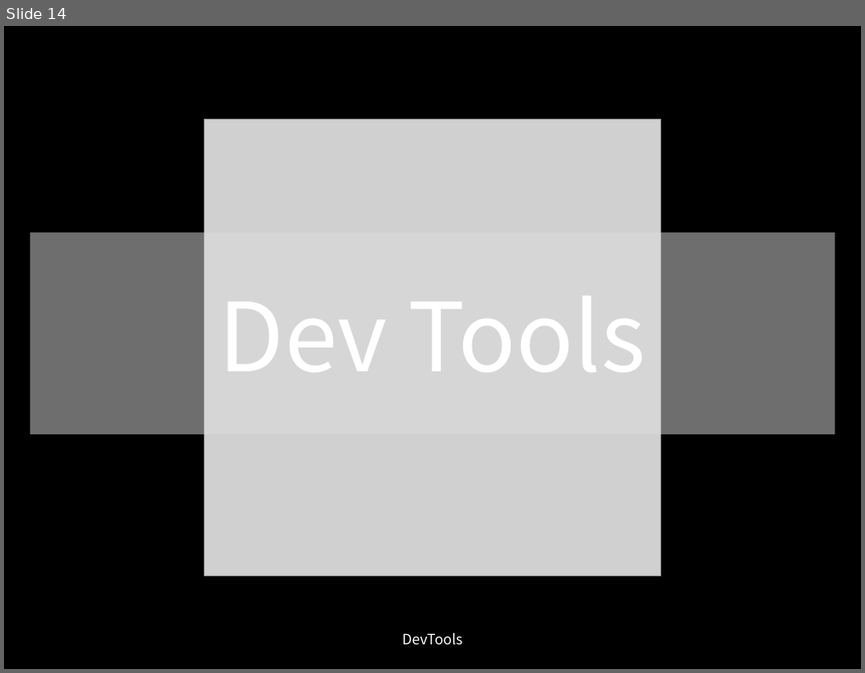
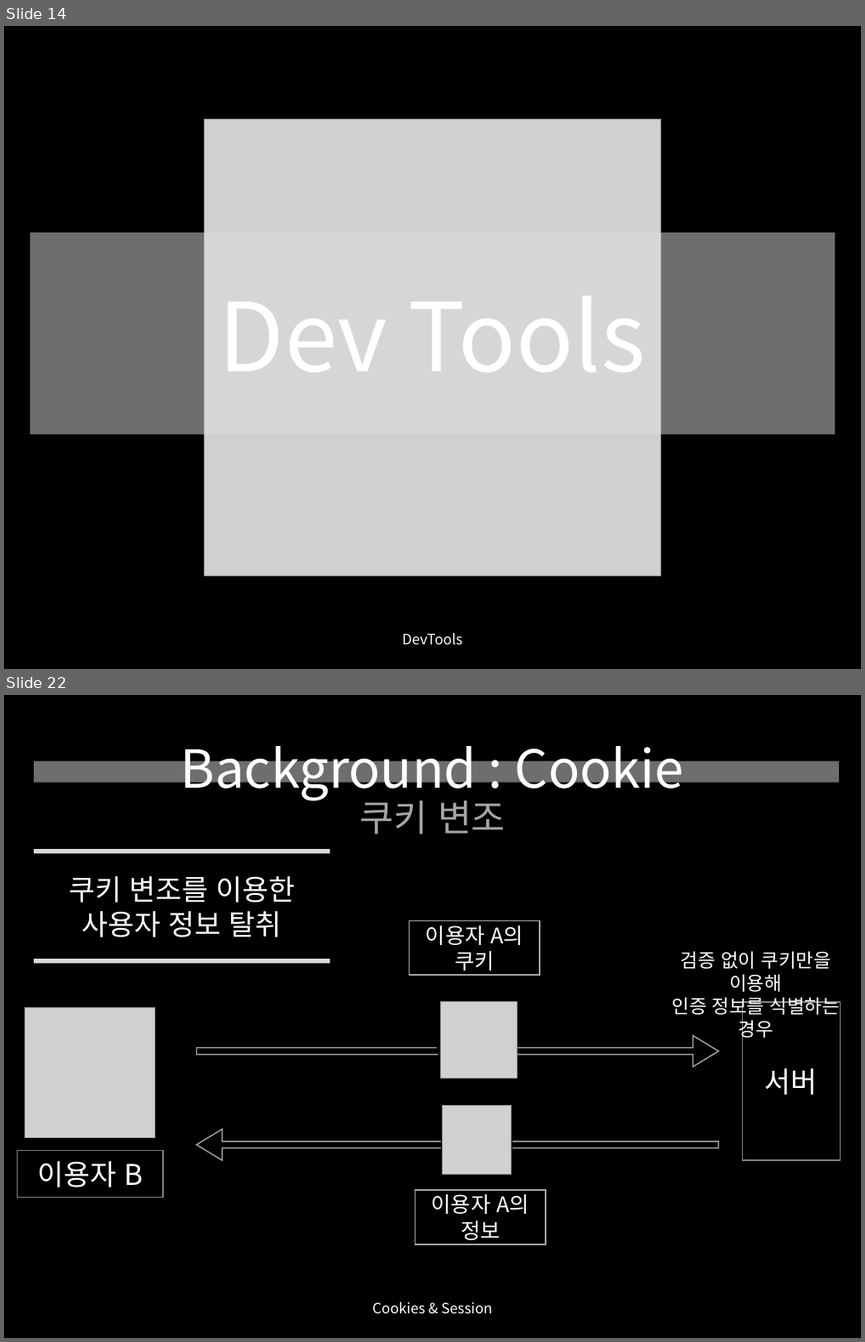
Before and after one commit to yusooo/Hacking, a slide deck: 웹해킹 정리.pptx. Shown one above the other, each under a label of ours: slide 14 before the commit, slides 14 and 22 after it; the slides between them are not shown. The pictures are 865x673 and 865x1342 pixels, drawn with LibreOffice and Linux fonts; fonts in the diff are those of the drawing; grey boxes stand for pictures. Boxes give left, top, right and bottom in pixels: in the first picture for what was removed or moved away, otherwise in the second. Text is boxed around its words. In the diff, an @@ line names an element or a change of style, - is before the commit and + after.

```diff
--- a/웹해킹 정리.pptx
+++ b/웹해킹 정리.pptx
@@ slide 22 added at [4, 695, 861, 1338], background #000000 @@
@@ rectangle added at [34, 761, 839, 783], fill #DDDDDD at 50% opacity @@
@@ title added at [181, 746, 684, 834], 44 pt, text #FFFFFF @@
+Background : Cookie
+쿠키 변조
@@ rectangle added at [34, 849, 330, 853], fill #D9D9D9 @@
@@ text added at [69, 876, 296, 937], 24 pt, text #FFFFFF @@
+쿠키 변조를 이용한
+사용자 정보 탈취
@@ rectangle added at [409, 920, 540, 975], fill #000000, outline #A3A3A3 1 pt, 18 pt, text #FFFFFF @@
+이용자 A의 쿠키
@@ rectangle added at [34, 959, 330, 964], fill #D9D9D9 @@
@@ text added at [672, 951, 840, 1040], 16 pt, text #FFFFFF @@
+검증 없이 쿠키만을 이용해
+인증 정보를 식별하는 경우
@@ picture added at [24, 1007, 154, 1137] @@
@@ pie slice (boxed as its full ellipse) added at [437, 1005, 513, 1082], fill #000000 @@
@@ picture added at [441, 1002, 517, 1078] @@
@@ rectangle added at [742, 1002, 840, 1160], fill #000000, outline #808080 1 pt, 24 pt, text #FFFFFF @@
+서버
@@ right arrow added at [197, 1035, 719, 1066], fill #000000, outline #A3A3A3 1 pt @@
@@ rectangle added at [441, 1116, 513, 1169], fill #000000 @@
@@ picture added at [443, 1106, 511, 1174] @@
@@ rectangle added at [17, 1151, 162, 1197], fill #000000, outline #808080 1 pt, 24 pt, text #FFFFFF @@
+이용자 B
@@ right arrow added at [197, 1129, 719, 1159], fill #000000, outline #A3A3A3 1 pt @@
@@ rectangle added at [415, 1190, 545, 1243], fill #000000, outline #A3A3A3 1 pt, 18 pt, text #FFFFFF @@
+이용자 A의 정보
@@ text added at [372, 1301, 492, 1314], 12 pt, text #FFFFFF @@
+Cookies & Session
```
Also in this commit, not shown: 2 slides changed, 11 other slides added.
